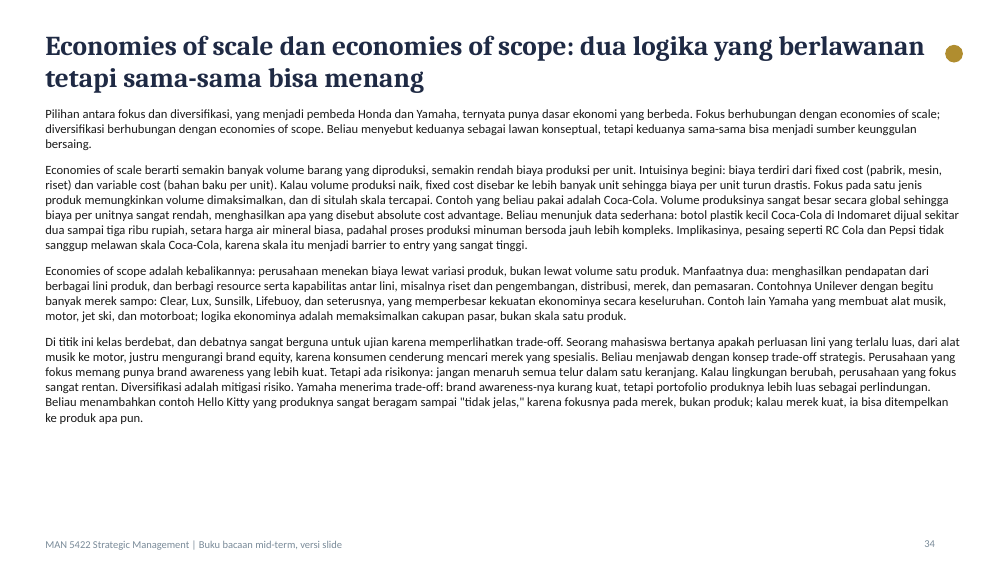
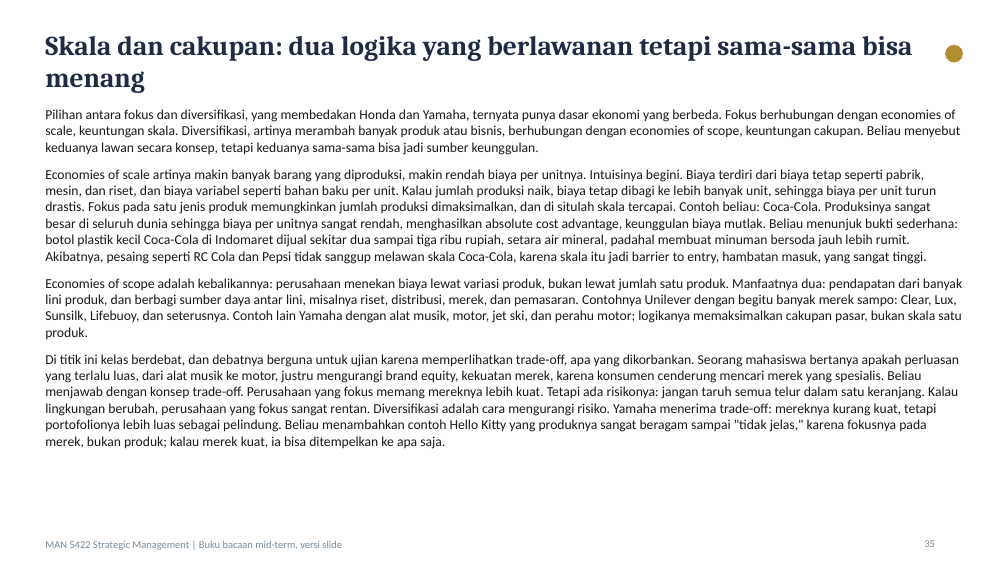
Before and after one commit to aslihabnuri/Dom-Manipulation, a slide deck: slide 35 of Materi_SM_MidTerm/Buku_Bacaan_Strategic_Management_MidTerm.pptx (slide 34 before the commit). Drawn at 1008x567 pixels with LibreOffice and Linux fonts; fonts in the diff are those of the drawing. Boxes give left, top, right and bottom in pixels: in the first picture for what was removed or moved away, otherwise in the second. Text is boxed around its words. In the diff, an @@ line names an element or a change of style, - is before the commit and + after.

```diff
--- a/Materi_SM_MidTerm/Buku_Bacaan_Strategic_Management_MidTerm.pptx
+++ b/Materi_SM_MidTerm/Buku_Bacaan_Strategic_Management_MidTerm.pptx
@@ title at <box>45,36,912,93</box>: text changed @@
-Economies of scale dan economies of scope: dua logika yang berlawanan tetapi sama-sama bisa menang
+Skala dan cakupan: dua logika yang berlawanan tetapi sama-sama bisa menang
@@ text at <box>45,109,962,449</box>: text changed; size 12 to 13 pt @@
-Pilihan antara fokus dan diversifikasi, yang menjadi pembeda Honda dan Yamaha, ternyata punya dasar ekonomi yang berbeda. Fokus berhubungan dengan economies of scale; diversifikasi berhubungan dengan economies of scope. Beliau menyebut keduanya sebagai lawan konseptual, tetapi keduanya sama-sama bisa menjadi sumber keunggulan bersaing.
-Economies of scale berarti semakin banyak volume barang yang diproduksi, semakin rendah biaya produksi per unit. Intuisinya begini: biaya terdiri dari fixed cost (pabrik, mesin, riset) dan variable cost (bahan baku per unit). Kalau volume produksi naik, fixed cost disebar ke lebih banyak unit sehingga biaya per unit turun drastis. Fokus pada satu jenis produk memungkinkan volume dimaksimalkan, dan di situlah skala tercapai. Contoh yang beliau pakai adalah Coca-Cola. Volume produksinya sangat besar secara global sehingga biaya per unitnya sangat rendah, menghasilkan apa yang disebut absolute cost advantage. Beliau menunjuk data sederhana: botol plastik kecil Coca-Cola di Indomaret dijual sekitar dua sampai tiga ribu rupiah, setara harga air mineral biasa, padahal proses produksi minuman bersoda jauh lebih kompleks. Implikasinya, pesaing seperti RC Cola dan Pepsi tidak sanggup melawan skala Coca-Cola, karena skala itu menjadi barrier to entry yang sangat tinggi.
-Economies of scope adalah kebalikannya: perusahaan menekan biaya lewat variasi produk, bukan lewat volume satu produk. Manfaatnya dua: menghasilkan pendapatan dari berbagai lini produk, dan berbagi resource serta kapabilitas antar lini, misalnya riset dan pengembangan, distribusi, merek, dan pemasaran. Contohnya Unilever dengan begitu banyak merek sampo: Clear, Lux, Sunsilk, Lifebuoy, dan seterusnya, yang memperbesar kekuatan ekonominya secara keseluruhan. Contoh lain Yamaha yang membuat alat musik, motor, jet ski, dan motorboat; logika ekonominya adalah memaksimalkan cakupan pasar, bukan skala satu produk.
-Di titik ini kelas berdebat, dan debatnya sangat berguna untuk ujian karena memperlihatkan trade-off. Seorang mahasiswa bertanya apakah perluasan lini yang terlalu luas, dari alat musik ke motor, justru mengurangi brand equity, karena konsumen cenderung mencari merek yang spesialis. Beliau menjawab dengan konsep trade-off strategis. Perusahaan yang fokus memang punya brand awareness yang lebih kuat. Tetapi ada risikonya: jangan menaruh semua telur dalam satu keranjang. Kalau lingkungan berubah, perusahaan yang fokus sangat rentan. Diversifikasi adalah mitigasi risiko. Yamaha menerima trade-off: brand awareness-nya kurang kuat, tetapi portofolio produknya lebih luas sebagai perlindungan. Beliau menambahkan contoh Hello Kitty yang produknya sangat beragam sampai "tidak jelas," karena fokusnya pada merek, bukan produk; kalau merek kuat, ia bisa ditempelkan ke produk apa pun.
+Pilihan antara fokus dan diversifikasi, yang membedakan Honda dan Yamaha, ternyata punya dasar ekonomi yang berbeda. Fokus berhubungan dengan economies of scale, keuntungan skala. Diversifikasi, artinya merambah banyak produk atau bisnis, berhubungan dengan economies of scope, keuntungan cakupan. Beliau menyebut keduanya lawan secara konsep, tetapi keduanya sama-sama bisa jadi sumber keunggulan.
+Economies of scale artinya makin banyak barang yang diproduksi, makin rendah biaya per unitnya. Intuisinya begini. Biaya terdiri dari biaya tetap seperti pabrik, mesin, dan riset, dan biaya variabel seperti bahan baku per unit. Kalau jumlah produksi naik, biaya tetap dibagi ke lebih banyak unit, sehingga biaya per unit turun drastis. Fokus pada satu jenis produk memungkinkan jumlah produksi dimaksimalkan, dan di situlah skala tercapai. Contoh beliau: Coca-Cola. Produksinya sangat besar di seluruh dunia sehingga biaya per unitnya sangat rendah, menghasilkan absolute cost advantage, keunggulan biaya mutlak. Beliau menunjuk bukti sederhana: botol plastik kecil Coca-Cola di Indomaret dijual sekitar dua sampai tiga ribu rupiah, setara air mineral, padahal membuat minuman bersoda jauh lebih rumit. Akibatnya, pesaing seperti RC Cola dan Pepsi tidak sanggup melawan skala Coca-Cola, karena skala itu jadi barrier to entry, hambatan masuk, yang sangat tinggi.
+Economies of scope adalah kebalikannya: perusahaan menekan biaya lewat variasi produk, bukan lewat jumlah satu produk. Manfaatnya dua: pendapatan dari banyak lini produk, dan berbagi sumber daya antar lini, misalnya riset, distribusi, merek, dan pemasaran. Contohnya Unilever dengan begitu banyak merek sampo: Clear, Lux, Sunsilk, Lifebuoy, dan seterusnya. Contoh lain Yamaha dengan alat musik, motor, jet ski, dan perahu motor; logikanya memaksimalkan cakupan pasar, bukan skala satu produk.
+Di titik ini kelas berdebat, dan debatnya berguna untuk ujian karena memperlihatkan trade-off, apa yang dikorbankan. Seorang mahasiswa bertanya apakah perluasan yang terlalu luas, dari alat musik ke motor, justru mengurangi brand equity, kekuatan merek, karena konsumen cenderung mencari merek yang spesialis. Beliau menjawab dengan konsep trade-off. Perusahaan yang fokus memang mereknya lebih kuat. Tetapi ada risikonya: jangan taruh semua telur dalam satu keranjang. Kalau lingkungan berubah, perusahaan yang fokus sangat rentan. Diversifikasi adalah cara mengurangi risiko. Yamaha menerima trade-off: mereknya kurang kuat, tetapi portofolionya lebih luas sebagai pelindung. Beliau menambahkan contoh Hello Kitty yang produknya sangat beragam sampai "tidak jelas," karena fokusnya pada merek, bukan produk; kalau merek kuat, ia bisa ditempelkan ke apa saja.
@@ page number at <box>924,540,935,547</box>: text changed @@
-34
+35
```
Also in this commit, not shown: 148 other slides changed, 14 slides added, 2 slides removed, 5 other files.
